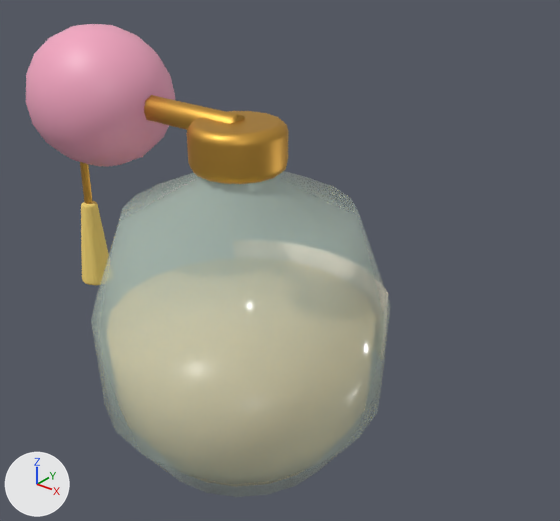
What one commit did to the glTF model assets/custom/models/perfume-bottle-atomizer.glb.
The view is the same before and after, from a camera (50 mm lens) standing at (0.1388, -0.155, 0.1644) and looking at (0.0088, 0.0075, 0.0636). Lighting does not change. The marker at lower left points along +X, +Y and +Z. The first picture is the older version. Vertices at exactly the same position are counted once.

Before the edit, the objects in view are built like this:
```python
mat_cap = principled_material('cap')
mat_cap.base_color = (0.913, 0.386, 0.539)  # pink #f5a7c2
mat_cap.roughness = 0.45
mat_collar = principled_material('collar')
mat_collar.base_color = (0.694, 0.392, 0.0762)  # orange #d9a84e
mat_collar.metallic = 1.0
me_perfume_bottle_atomizer = bpy.data.meshes.new('perfume-bottle-atomizer')
me_perfume_bottle_atomizer.from_pydata(...)  # 694 vertices, 1356 faces; spans x -0.0827..0.045, y -0.045..0.0455, z 0.0..0.126
# faces by material slot: [240, 120, 296, 252, 380, 68]
me_perfume_bottle_atomizer.materials.append(mat_glass)  # pale green #ddf5e8
me_perfume_bottle_atomizer.materials.append(mat_liquid)  # beige #f3d9a0
me_perfume_bottle_atomizer.materials.append(mat_collar)  # orange #d9a84e
me_perfume_bottle_atomizer.materials.append(mat_cap)  # pink #f5a7c2
me_perfume_bottle_atomizer.materials.append(mat_tassel)  # yellow #f6d774
me_perfume_bottle_atomizer.materials.append(mat_label)  # pale yellow #fbebd3
ob_perfume_bottle_atomizer = bpy.data.objects.new('perfume-bottle-atomizer', me_perfume_bottle_atomizer)
ob_perfume_bottle_atomizer.location = (0.0, 0.0, 0.0)
```
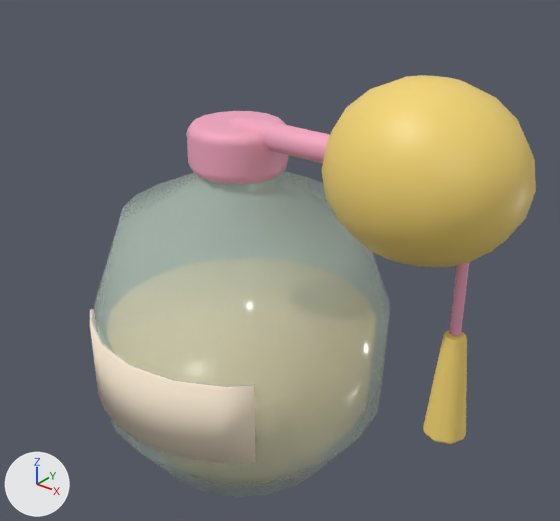
Edits to the scene script, one JSON object a line:
```json
{"op": "set", "path": "mat_collar.metallic", "old": "1.0", "new": "0.0"}
{"op": "set", "path": "mat_collar.base_color", "old": "(0.694, 0.392, 0.0762)", "new": "(0.913, 0.386, 0.539)", "note": "orange #d9a84e -> pink #f5a7c2"}
{"op": "set", "path": "mat_cap.base_color", "old": "(0.913, 0.386, 0.539)", "new": "(0.922, 0.68, 0.175)", "note": "pink #f5a7c2 -> yellow #f6d774"}
{"block": "me_perfume_bottle_atomizer", "where": "# used by ob_perfume_bottle_atomizer; location = (0.0, 0.0, 0.0)"}
{"op": "remove", "block": "me_perfume_bottle_atomizer", "code": "me_perfume_bottle_atomizer.from_pydata(...)  # 694 vertices, 1356 faces; spans x -0.0827..0.045, y -0.045..0.0455, z 0.0..0.126"}
{"op": "add", "block": "me_perfume_bottle_atomizer", "code": "me_perfume_bottle_atomizer.from_pydata(...)  # 694 vertices, 1356 faces; spans x -0.045..0.0827, y -0.0455..0.045, z 0.0..0.126"}
{"block": "me_perfume_bottle_atomizer", "change": "me_perfume_bottle_atomizer part 1: the whole mesh is turned 180 degrees about the z axis through the mesh origin"}
```

Changed parts and their boxes (x1, y1, x2, y2) in the pictures (560 x 521 px):
```json
{"object": "perfume-bottle-atomizer", "change": "recoloured, surface changed, turned", "before": [26, 24, 390, 497], "after": [90, 75, 536, 497]}
```
